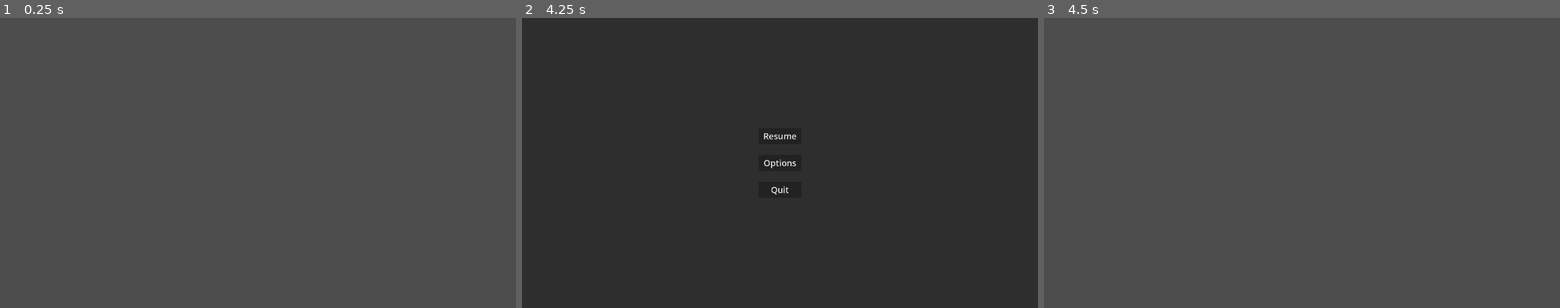
Above: before the commit, frames 1-3 (left to right).
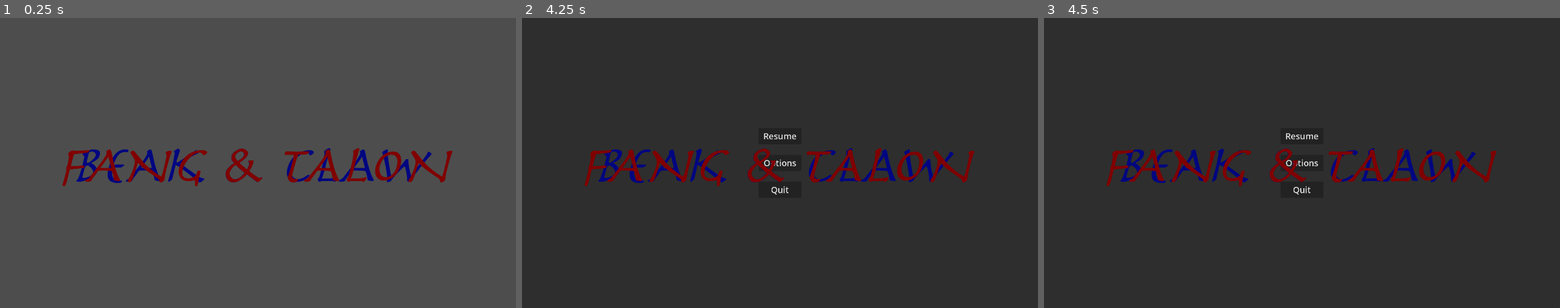
Above: after the commit, the same moments.

Repository: bschnur/ggj-2026
Game: Godot game, scene res://main.tscn
The game is run twice, just before and just after one commit, with the same random seed, the same clock (stepped at 60 frames per second) and the same inputs.
Inputs:
- Up to frame 1 (0.25 s): no input
- Up to frame 2 (4.25 s): tap Enter at 0.5, 2, 3.5 s; tap Space at 1.25, 2.75 s; tap Escape (pause) at 4.15 s
- Up to frame 3 (4.5 s): click "Resume" at 4.25 s

The runs differ from the first frame. In frame 1, 2.9% of the frame differs, in the area x 12-88%, y 44-58%; in frame 2, 2.9%; in frame 3, 100%, in the area x 0-100%, y 0-100%.

Commit message:
Settings implementation continued - still not applied to any effect in game but the settings save and load properly. Added title screen scene and accompanying	placeholder art.

Diff:
--- /dev/null
+++ b/default_bus_layout.tres
@@ -0,0 +1,21 @@
+[gd_resource type="AudioBusLayout" format=3 uid="uid://dtr6g800ojriu"]
+
+[resource]
+bus/1/name = &"Music"
+bus/1/solo = false
+bus/1/mute = false
+bus/1/bypass_fx = false
+bus/1/volume_db = 0.0
+bus/1/send = &"Master"
+bus/2/name = &"Sounds"
+bus/2/solo = false
+bus/2/mute = false
+bus/2/bypass_fx = false
+bus/2/volume_db = 0.0
+bus/2/send = &"Master"
+bus/3/name = &"Voice"
+bus/3/solo = false
+bus/3/mute = false
+bus/3/bypass_fx = false
+bus/3/volume_db = 0.0
+bus/3/send = &"Master"
--- a/main.gd
+++ b/main.gd
@@ -3,7 +3,7 @@
 
 # Called when the node enters the scene tree for the first time.
 #func _ready() -> void:
-	#pass # Replace with function body.
+	#pass
 
 
 # Called every frame. 'delta' is the elapsed time since the previous frame.
@@ -13,5 +13,4 @@
 func _unhandled_input(event: InputEvent) -> void:
 	if event.is_action_pressed("pause"):
 		get_tree().paused = true
-		print("hi")
-		%"Pause Menu".show()
+		%"PauseMenu".show()
--- a/main.tscn
+++ b/main.tscn
@@ -1,8 +1,9 @@
-[gd_scene load_steps=4 format=3 uid="uid://bp1h4q7voqhfk"]
+[gd_scene load_steps=5 format=3 uid="uid://bp1h4q7voqhfk"]
 
 [ext_resource type="PackedScene" uid="uid://dwanxtmbqk1ym" path="res://hud.tscn" id="1_0xm2m"]
 [ext_resource type="Script" uid="uid://plt40tcd7666" path="res://main.gd" id="1_h2yge"]
 [ext_resource type="PackedScene" uid="uid://cgtbu5l52m5gk" path="res://pause_menu.tscn" id="2_h2yge"]
+[ext_resource type="PackedScene" uid="uid://piuow3foau7w" path="res://title_screen.tscn" id="4_1bvp3"]
 
 [node name="Main" type="Node"]
 script = ExtResource("1_h2yge")
@@ -13,5 +14,7 @@
 
 [node name="HUD" parent="UI Layer" instance=ExtResource("1_0xm2m")]
 
-[node name="Pause Menu" parent="UI Layer" instance=ExtResource("2_h2yge")]
+[node name="PauseMenu" parent="UI Layer" instance=ExtResource("2_h2yge")]
 unique_name_in_owner = true
+
+[node name="TitleScreen" parent="." instance=ExtResource("4_1bvp3")]
--- a/pause_menu.gd
+++ b/pause_menu.gd
@@ -2,14 +2,50 @@
 
 @onready var current_submenu := %MainMenu
 
+var screen_resolutions: Dictionary[String, int] = {
+	"3840x2160": 2160,
+	"2560x1440": 1440,
+	"1920x1200": 1200,
+	"1920x1080": 1080,
+	"1680x1050": 1050,
+	"1440x900": 900,
+	"1280x800": 800,
+	"1024x768": 768,
+	"1280x720": 720,
+	"800x600": 600,
+}
+
 # Called when the node enters the scene tree for the first time.
 func _ready() -> void:
-	hide()
+	init_visibility()
+	init_resolution_values()
+	init_settings_values()
 	process_mode = Node.PROCESS_MODE_WHEN_PAUSED
 
-# Called every frame. 'delta' is the elapsed time since the previous frame.
-#func _process(delta: float) -> void:
-	#pass
+func init_visibility() -> void:
+	hide()
+	%MainMenu.show()
+	%OptionsMenu.hide()
+	%QuitMenu.hide()
+
+func init_resolution_values() -> void:
+	for res_name in screen_resolutions:
+		#var res_as_array := res_name.split("x")
+		#screen_resolutions[res_name] = Vector2(
+			#float(res_as_array[0]),
+			#float(res_as_array[1])
+			#)
+		%ResolutionDropdown.add_item(res_name, screen_resolutions[res_name])
+
+func init_settings_values() -> void:
+	%MasterSlider.value = Settings.volume_master
+	%MusicSlider.value = Settings.volume_music
+	%SoundsSlider.value = Settings.volume_sounds
+	%VoiceSlider.value = Settings.volume_voice
+	%FullscreenCheckBox.button_pressed = Settings.fullscreen_enabled
+	var res_id := screen_resolutions[Settings.screen_resolution]
+	var res_idx: int = %ResolutionDropdown.get_item_index(res_id)
+	%ResolutionDropdown.select(res_idx)
 
 func _unhandled_input(event: InputEvent) -> void:
 	if event.is_action_pressed("ui_cancel"):
@@ -26,9 +62,6 @@
 
 func unpause() -> void:
 	hide()
-	#%MainMenu.show() # Redundant with current flow
-	#%OptionsMenu.hide() # Redundant with current flow
-	#%QuitMenu.hide() # Redundant with current flow
 	get_tree().paused = false
 
 func _on_resume_button_pressed() -> void:
@@ -45,8 +78,21 @@
 	navigate(%MainMenu)
 
 func _on_options_confirm_pressed() -> void:
-	# Todo: apply any changes; display some sort of confirmation
+	apply_settings()
+	# Todo: confirmation sound.
 	navigate(%MainMenu)
+
+func apply_settings() -> void:
+	Settings.volume_master = %MasterSlider.value
+	Settings.volume_music = %MusicSlider.value
+	Settings.volume_sounds = %SoundsSlider.value
+	Settings.volume_voice = %VoiceSlider.value
+
+	var res_id: int = %ResolutionDropdown.get_item_id(%ResolutionDropdown.selected)
+	Settings.screen_resolution = screen_resolutions.find_key(res_id)
+	Settings.fullscreen_enabled = %FullscreenCheckBox.button_pressed
+
+	Settings.save_settings()
 
 func _on_quit_to_title_button_pressed() -> void:
 	pass # Todo: go to title
--- a/pause_menu.tscn
+++ b/pause_menu.tscn
@@ -56,7 +56,7 @@
 
 [node name="DisplaySection" type="VBoxContainer" parent="CenterContainer/OptionsMenu"]
 layout_mode = 2
-theme_override_constants/separation = 20
+theme_override_constants/separation = 40
 
 [node name="DisplayLabel" type="Label" parent="CenterContainer/OptionsMenu/DisplaySection"]
 layout_mode = 2
@@ -79,42 +79,76 @@
 text = "Screen resolution: "
 
 [node name="ResolutionDropdown" type="OptionButton" parent="CenterContainer/OptionsMenu/DisplaySection/DisplaySettings/Resolution"]
-layout_mode = 2
-selected = 0
-item_count = 1
-popup/item_0/text = "1920x1080"
-popup/item_0/id = 0
+unique_name_in_owner = true
+layout_mode = 2
+
+[node name="Fullscreen" type="HBoxContainer" parent="CenterContainer/OptionsMenu/DisplaySection/DisplaySettings"]
+layout_mode = 2
+theme_override_constants/separation = 20
+
+[node name="FullscreenLabel" type="Label" parent="CenterContainer/OptionsMenu/DisplaySection/DisplaySettings/Fullscreen"]
+layout_mode = 2
+text = "Screen resolution: "
+
+[node name="FullscreenCheckBox" type="CheckBox" parent="CenterContainer/OptionsMenu/DisplaySection/DisplaySettings/Fullscreen"]
+unique_name_in_owner = true
+layout_mode = 2
 
 [node name="AudioSection" type="VBoxContainer" parent="CenterContainer/OptionsMenu"]
 layout_mode = 2
-theme_override_constants/separation = 20
+theme_override_constants/separation = 40
 
 [node name="AudioLabel" type="Label" parent="CenterContainer/OptionsMenu/AudioSection"]
 layout_mode = 2
 theme_override_colors/font_color = Color(0.5, 0.5, 0.5, 1)
 theme_override_font_sizes/font_size = 18
-text = "Volume settings"
+text = "Audio settings"
 horizontal_alignment = 1
 
 [node name="AudioSettings" type="VBoxContainer" parent="CenterContainer/OptionsMenu/AudioSection"]
 layout_mode = 2
 theme_override_constants/separation = 40
 
+[node name="Master" type="HBoxContainer" parent="CenterContainer/OptionsMenu/AudioSection/AudioSettings"]
+layout_mode = 2
+
+[node name="MasterLabel" type="Label" parent="CenterContainer/OptionsMenu/AudioSection/AudioSettings/Master"]
+layout_mode = 2
+size_flags_horizontal = 6
+text = "Main Volume"
+
+[node name="MasterSlider" type="HSlider" parent="CenterContainer/OptionsMenu/AudioSection/AudioSettings/Master"]
+unique_name_in_owner = true
+custom_minimum_size = Vector2(400, 0)
+layout_mode = 2
+size_flags_horizontal = 10
+size_flags_vertical = 4
+max_value = 1.0
+step = 0.01
+value = 0.5
+scrollable = false
+tick_count = 11
+ticks_on_borders = true
+ticks_position = 2
+
 [node name="Music" type="HBoxContainer" parent="CenterContainer/OptionsMenu/AudioSection/AudioSettings"]
 layout_mode = 2
 
 [node name="MusicLabel" type="Label" parent="CenterContainer/OptionsMenu/AudioSection/AudioSettings/Music"]
 layout_mode = 2
 size_flags_horizontal = 6
+theme_override_font_sizes/font_size = 24
 text = "Music"
 
 [node name="MusicSlider" type="HSlider" parent="CenterContainer/OptionsMenu/AudioSection/AudioSettings/Music"]
-custom_minimum_size = Vector2(400, 0)
-layout_mode = 2
-size_flags_horizontal = 10
-size_flags_vertical = 4
-value = 50.0
-rounded = true
+unique_name_in_owner = true
+custom_minimum_size = Vector2(400, 0)
+layout_mode = 2
+size_flags_horizontal = 10
+size_flags_vertical = 4
+max_value = 1.0
+step = 0.01
+value = 0.5
 scrollable = false
 tick_count = 11
 ticks_on_borders = true
@@ -126,15 +160,18 @@
 [node name="SoundsLabel" type="Label" parent="CenterContainer/OptionsMenu/AudioSection/AudioSettings/Sounds"]
 layout_mode = 2
 size_flags_horizontal = 6
+theme_override_font_sizes/font_size = 24
 text = "Sounds"
 
 [node name="SoundsSlider" type="HSlider" parent="CenterContainer/OptionsMenu/AudioSection/AudioSettings/Sounds"]
-custom_minimum_size = Vector2(400, 0)
-layout_mode = 2
-size_flags_horizontal = 10
-size_flags_vertical = 4
-value = 50.0
-rounded = true
+unique_name_in_owner = true
+custom_minimum_size = Vector2(400, 0)
+layout_mode = 2
+size_flags_horizontal = 10
+size_flags_vertical = 4
+max_value = 1.0
+step = 0.01
+value = 0.5
 scrollable = false
 tick_count = 11
 ticks_on_borders = true
@@ -146,15 +183,18 @@
 [node name="VoiceLabel" type="Label" parent="CenterContainer/OptionsMenu/AudioSection/AudioSettings/Voice"]
 layout_mode = 2
 size_flags_horizontal = 6
+theme_override_font_sizes/font_size = 24
 text = "Voice"
 
 [node name="VoiceSlider" type="HSlider" parent="CenterContainer/OptionsMenu/AudioSection/AudioSettings/Voice"]
-custom_minimum_size = Vector2(400, 0)
-layout_mode = 2
-size_flags_horizontal = 10
-size_flags_vertical = 4
-value = 50.0
-rounded = true
+unique_name_in_owner = true
+custom_minimum_size = Vector2(400, 0)
+layout_mode = 2
+size_flags_horizontal = 10
+size_flags_vertical = 4
+max_value = 1.0
+step = 0.01
+value = 0.5
 scrollable = false
 tick_count = 11
 ticks_on_borders = true
--- a/project.godot
+++ b/project.godot
@@ -14,6 +14,10 @@
 run/main_scene="uid://bp1h4q7voqhfk"
 config/features=PackedStringArray("4.5", "GL Compatibility")
 config/icon="res://icon.svg"
+
+[autoload]
+
+Settings="*res://settings.gd"
 
 [display]
 
--- /dev/null
+++ b/settings.gd
@@ -0,0 +1,55 @@
+extends Node
+
+const SETTINGS_FILE_PATH := "user://settings.cfg"
+var config := ConfigFile.new()
+
+var volume_master := 0.5
+var volume_music := 0.5
+var volume_sounds := 0.5
+var volume_voice := 0.5
+
+var fullscreen_enabled := true
+var screen_resolution := "1920x1080"
+
+# Called when the node enters the scene tree for the first time.
+func _ready() -> void:
+	load_settings()
+
+func load_settings() -> void:
+	# Load settings from file (or defaults).
+	var load_err := config.load(SETTINGS_FILE_PATH)
+	match load_err:
+		ERR_FILE_CANT_OPEN:
+			print("Settings file not found; using defaults.")
+			save_settings()
+		OK:
+			volume_master = config.get_value("audio", "volume_master", volume_master)
+			volume_music = config.get_value("audio", "volume_music", volume_music)
+			volume_sounds = config.get_value("audio", "volume_sounds", volume_sounds)
+			volume_voice = config.get_value("audio", "volume_voice", volume_voice)
+
+			fullscreen_enabled = config.get_value("display", "fullscreen_enabled", fullscreen_enabled)
+			screen_resolution = config.get_value("display", "screen_resolution", screen_resolution)
+	# Apply settings.
+	var bus_volumes := {
+		"Master": volume_master,
+		"Music": volume_music,
+		"Sounds": volume_sounds,
+		"Voice": volume_voice,
+	}
+	for bus_name in bus_volumes:
+		var bus_idx := AudioServer.get_bus_index(bus_name)
+		AudioServer.set_bus_volume_linear(bus_idx, bus_volumes[bus_name])
+
+
+func save_settings() -> void:
+	config.set_value("audio", "volume_master", volume_master)
+	config.set_value("audio", "volume_music", volume_music)
+	config.set_value("audio", "volume_sounds", volume_sounds)
+	config.set_value("audio", "volume_voice", volume_voice)
+
+	config.set_value("display", "fullscreen_enabled", fullscreen_enabled)
+	config.set_value("display", "screen_resolution", screen_resolution)
+
+	if OK == config.save(SETTINGS_FILE_PATH):
+		print("Settings saved.")
--- /dev/null
+++ b/title_screen.gd
@@ -0,0 +1,11 @@
+extends CanvasLayer
+
+
+# Called when the node enters the scene tree for the first time.
+func _ready() -> void:
+	pass # Replace with function body.
+
+
+# Called every frame. 'delta' is the elapsed time since the previous frame.
+func _process(delta: float) -> void:
+	pass
--- /dev/null
+++ b/title_screen.tscn
@@ -0,0 +1,24 @@
+[gd_scene load_steps=4 format=3 uid="uid://piuow3foau7w"]
+
+[ext_resource type="Script" uid="uid://dkqoof37cqsam" path="res://title_screen.gd" id="1_ig5kc"]
+[ext_resource type="Texture2D" uid="uid://dr77xchy8ul0r" path="res://art/temp/title_red.png" id="2_05l2w"]
+[ext_resource type="Texture2D" uid="uid://dp2n4bf4gylhn" path="res://art/temp/title_blue.png" id="3_hafda"]
+
+[node name="TitleScreen" type="CanvasLayer"]
+script = ExtResource("1_ig5kc")
+
+[node name="Beak & Claw" type="TextureRect" parent="."]
+anchors_preset = 15
+anchor_right = 1.0
+anchor_bottom = 1.0
+grow_horizontal = 2
+grow_vertical = 2
+texture = ExtResource("3_hafda")
+
+[node name="Fang & Talon" type="TextureRect" parent="."]
+anchors_preset = 15
+anchor_right = 1.0
+anchor_bottom = 1.0
+grow_horizontal = 2
+grow_vertical = 2
+texture = ExtResource("2_05l2w")
Binary file added: art/temp/title_blue.png
Not shown, added: art/temp/title_blue.png.import
Binary file added: art/temp/title_red.png
Not shown, added: art/temp/title_red.png.import
Not shown, added: settings.gd.uid
Not shown, added: title_screen.gd.uid
Not shown, changed: .gitignore
Not shown, added: art/.DS_Store
